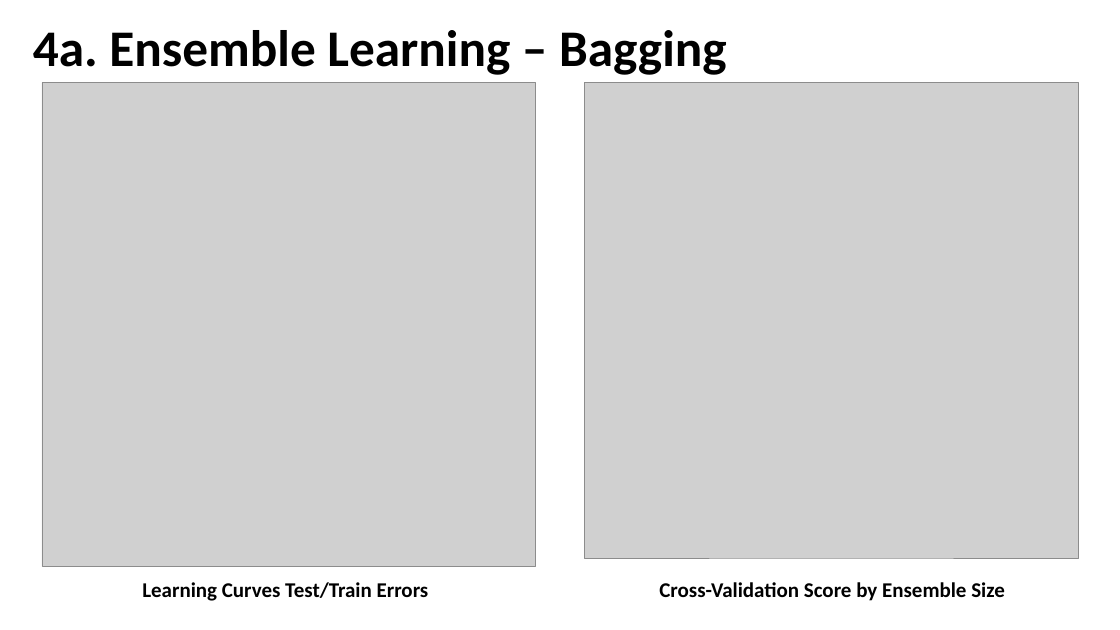
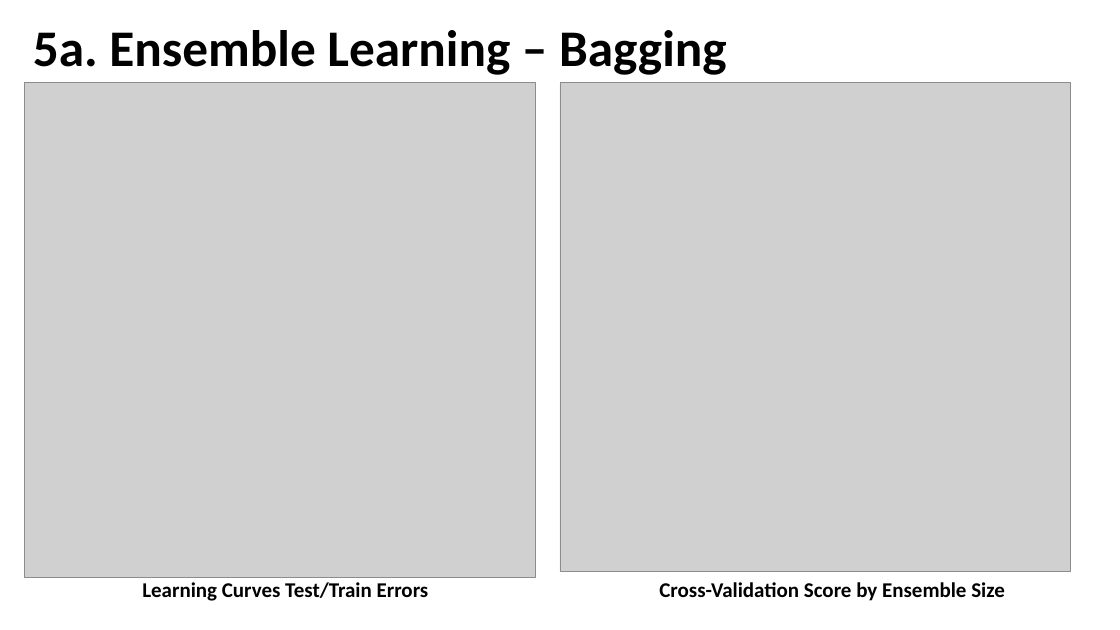
Before and after one commit to CSML1010-3-2020/NLPCourseProject, a slide deck: slide 14 of Milestone02.pptx (slide 13 before the commit). Drawn at 1120x630 pixels with LibreOffice and Linux fonts; fonts in the diff are those of the drawing; grey boxes stand for pictures. Boxes give left, top, right and bottom in pixels: in the first picture for what was removed or moved away, otherwise in the second. Text is boxed around its words. In the diff, an @@ line names an element or a change of style, - is before the commit and + after.

```diff
--- a/Milestone02.pptx
+++ b/Milestone02.pptx
@@ title at <box>33,30,727,75</box>: text changed @@
-4a. Ensemble Learning – Bagging
+5a. Ensemble Learning – Bagging
@@ picture: place and size @@
-picture at <box>42,82,535,566</box>
+picture at <box>24,82,535,577</box>
@@ picture: place and size @@
-picture at <box>585,82,1078,558</box>
+picture at <box>560,82,1071,571</box>
```
Also in this commit, not shown: 13 other slides changed, 2 slides added.
